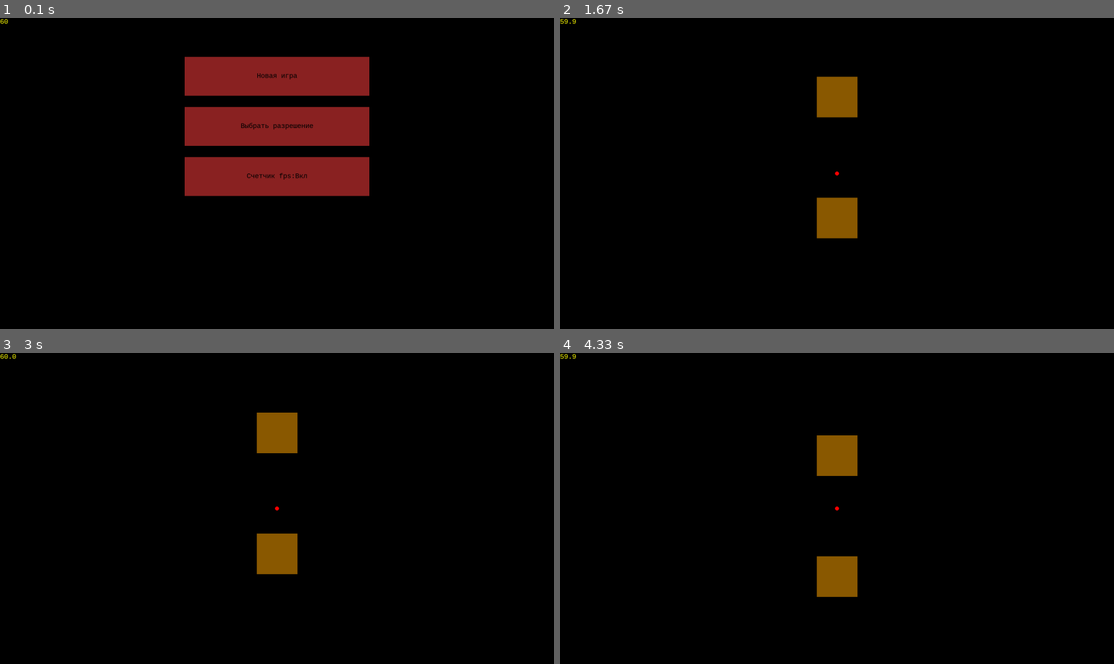
Above: before the commit, frames 1-4 (two rows, left to right).
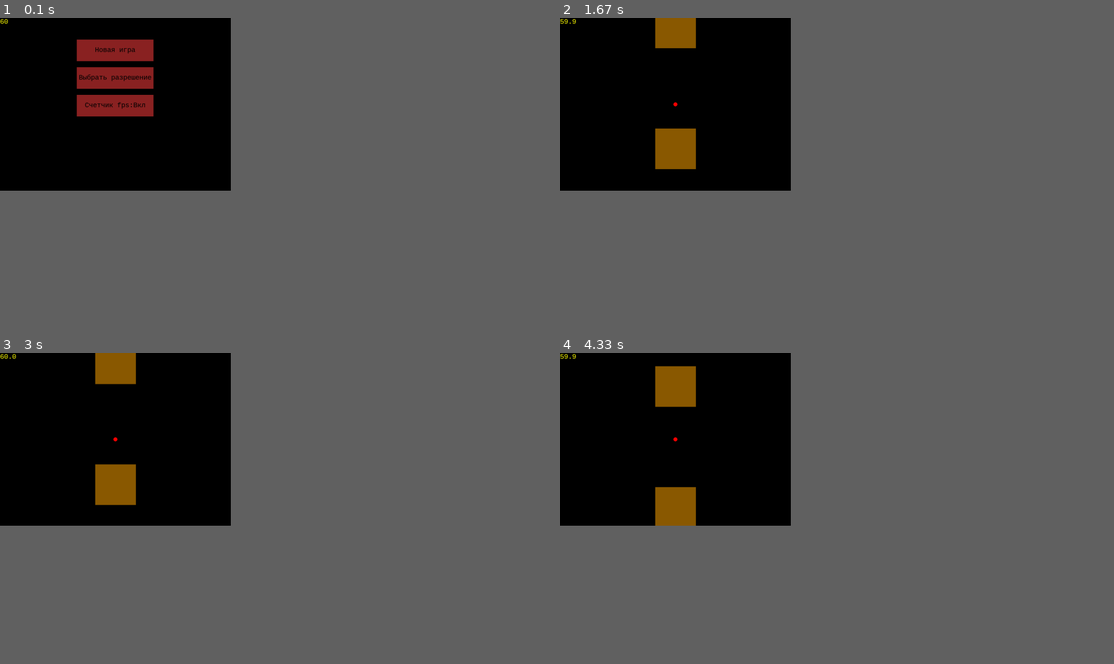
Above: after the commit, the same moments.

Repository: Rayzx/KarasevUltimate
Game: pygame game, started from __init__.py
The game is run twice, just before and just after one commit, with the same random seed, the same clock (stepped at 60 frames per second) and the same inputs.
Inputs:
- Up to frame 1 (0.1 s): no input
- Up to frame 2 (1.67 s): click "Новая игра" at 0.38 s
- Up to frame 3 (3 s): no input
- Up to frame 4 (4.33 s): no input
In our replay, the window is 900x506 before the commit and 375x281 after it. These sizes can differ from the game's own. Grey fills any space a smaller window leaves; there, only what the larger window draws over its background counts as a difference.

The runs differ from the first frame. In frame 1, 16% of the frame differs, in the area x 13-67%, y 6-58%; in frame 2, 3.7%; in frame 3, 3.7%; in frame 4, 3.9%.

Commit message:
try catch

Diff:
--- a/__init__.py
+++ b/__init__.py
@@ -10,7 +10,7 @@
         d = json.loads(output_file.read())
         output_file.close()
     except FileNotFoundError as e:
-        d = {"width": 1920, "height": 1080, "fps": True}
+        d = {"width": 800, "height": 600, "fps": True}
 
         j = json.dumps(d)
 
